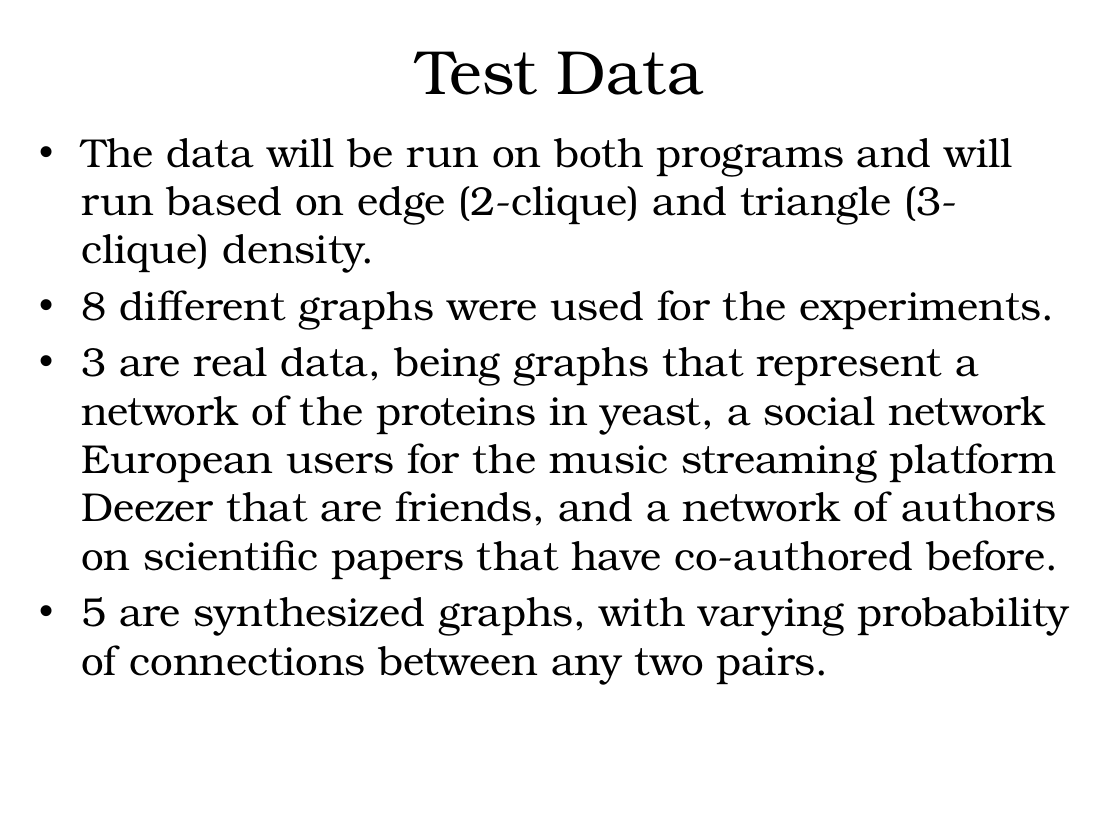
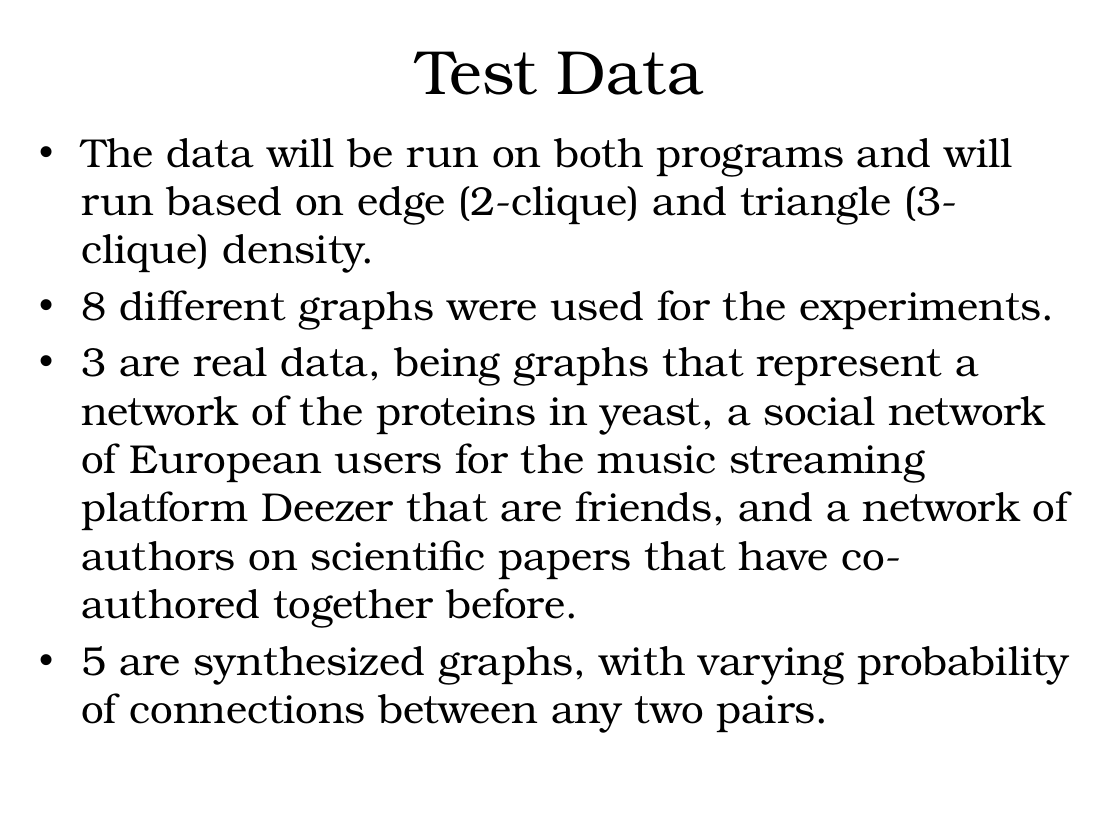
Before and after one commit to hgareau/DensestSubgraphDiscovery, a slide deck: slide 44 of Thesis Defense Presentation.pptx. Drawn at 1120x840 pixels with LibreOffice and Linux fonts; fonts in the diff are those of the drawing; background and template pictures are left out. Boxes give left, top, right and bottom in pixels: in the first picture for what was removed or moved away, otherwise in the second. Text is boxed around its words. In the diff, an @@ line names an element or a change of style, - is before the commit and + after.

Commit message:
Revised presentation.

```diff
--- a/Thesis Defense Presentation.pptx
+++ b/Thesis Defense Presentation.pptx
@@ text at (81,347,1068,628): text changed @@
-• 3 are real data, being graphs that represent a network of the proteins in yeast, a social network European users for the music streaming platform Deezer that are friends, and a network of authors on scientific papers that have co-authored before.
+• 3 are real data, being graphs that represent a network of the proteins in yeast, a social network of European users for the music streaming platform Deezer that are friends, and a network of authors on scientific papers that have co-authored together before.
```
Also in this commit, not shown: 9 other slides changed, 1 slide added, 1 slide removed.
